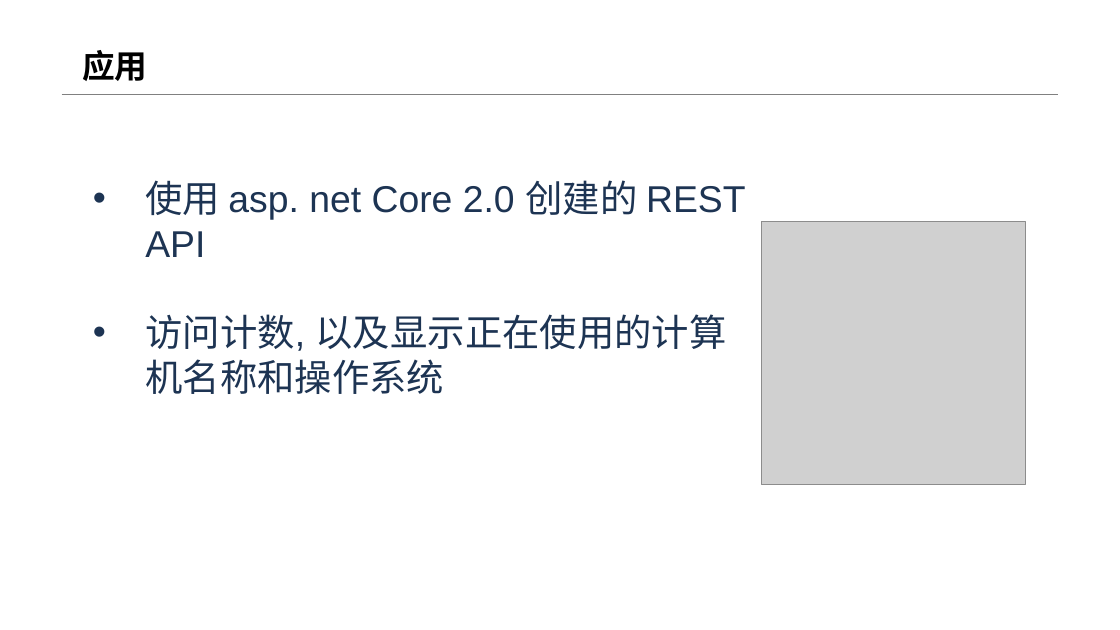
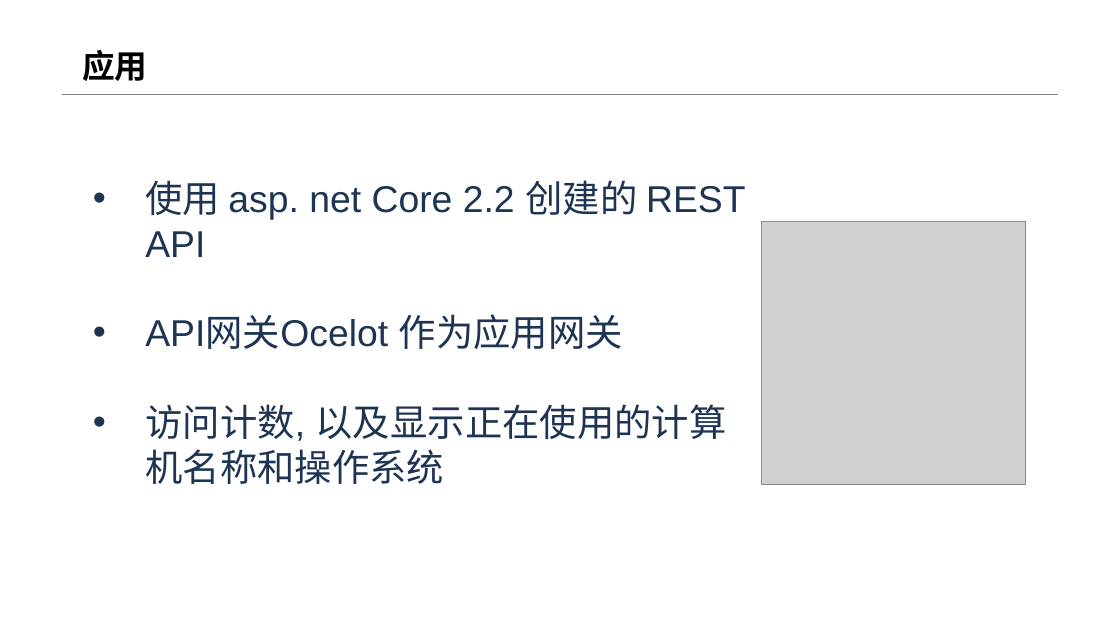
Before and after one commit to geffzhang/DockerStarted, a slide deck: slide 26 of 基于K8s开发.NET Core 云原生应用.pptx (slide 22 before the commit). Drawn at 1120x630 pixels with LibreOffice and Linux fonts; fonts in the diff are those of the drawing; grey boxes stand for pictures. Boxes give left, top, right and bottom in pixels: in the first picture for what was removed or moved away, otherwise in the second. Text is boxed around its words. In the diff, an @@ line names an element or a change of style, - is before the commit and + after.

```diff
--- a/基于K8s开发.NET Core 云原生应用.pptx
+++ b/基于K8s开发.NET Core 云原生应用.pptx
@@ text at (145,180,746,349): text changed @@
-• 使用 asp. net Core 2.0 创建的 REST API
+• 使用 asp. net Core 2.2 创建的 REST API
+• API网关Ocelot 作为应用网关
```
Also in this commit, not shown: 8 slides added, 4 slides removed.
